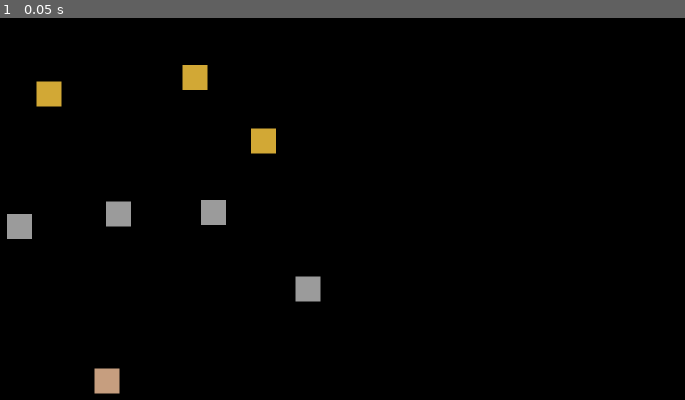
Above: before the commit, frame 1.
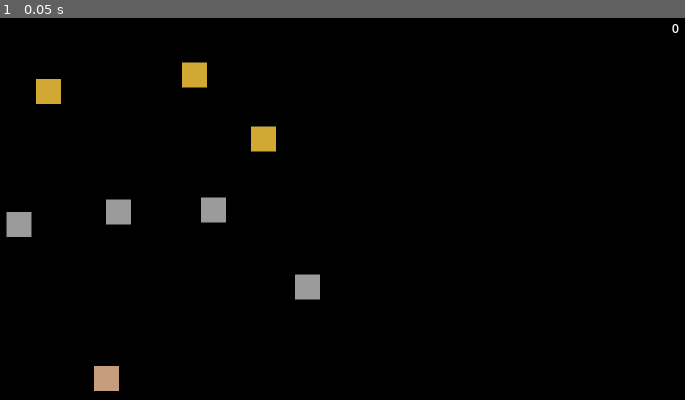
Above: after the commit, the same moment.

Repository: jefflunt/rgb-rts
Game: Godot game, scene res://scenes/game.tscn
Same seed, same stepped clock (60 frames per second), same inputs: the game is played once before the commit and once after it.
Inputs:
- Up to frame 1 (0.05 s): no input

The runs differ from the first frame. In frame 1, 0.5% of the frame differs, in the area x 0-100%, y 1-99%.

Commit message:
basic player

Diff:
--- a/scenes/game.tscn
+++ b/scenes/game.tscn
@@ -1,9 +1,10 @@
-[gd_scene load_steps=5 format=3 uid="uid://ifuayjui0i3r"]
+[gd_scene load_steps=6 format=3 uid="uid://ifuayjui0i3r"]
 
 [ext_resource type="Script" path="res://scenes/game.gd" id="1_s1xo8"]
 [ext_resource type="PackedScene" uid="uid://c32kybwoakmyo" path="res://scenes/gold/gold.tscn" id="2_0fxtu"]
 [ext_resource type="PackedScene" uid="uid://gn16m0vmmf3b" path="res://scenes/harvester/harvester.tscn" id="3_pm80v"]
 [ext_resource type="PackedScene" uid="uid://cosocqpblpfe7" path="res://scenes/base/base.tscn" id="4_phsfa"]
+[ext_resource type="PackedScene" uid="uid://4jkam75cdpk0" path="res://scenes/player/player.tscn" id="5_25wje"]
 
 [node name="game" type="Node2D"]
 script = ExtResource("1_s1xo8")
@@ -37,3 +38,6 @@
 
 [node name="base" parent="bases" instance=ExtResource("4_phsfa")]
 position = Vector2(425, 955)
+
+[node name="player" parent="." instance=ExtResource("5_25wje")]
+position = Vector2(1025, 582)
--- /dev/null
+++ b/scenes/player/player.gd
@@ -0,0 +1,3 @@
+extends Node2D
+
+var gold : int = 0
--- /dev/null
+++ b/scenes/player/player.tscn
@@ -0,0 +1,23 @@
+[gd_scene load_steps=4 format=3 uid="uid://4jkam75cdpk0"]
+
+[ext_resource type="Script" path="res://scenes/player/player.gd" id="1_3k48i"]
+
+[sub_resource type="SystemFont" id="SystemFont_27t44"]
+
+[sub_resource type="Theme" id="Theme_rbl3k"]
+default_font = SubResource("SystemFont_27t44")
+default_font_size = 32
+
+[node name="player" type="Node2D"]
+script = ExtResource("1_3k48i")
+
+[node name="camera" type="Camera2D" parent="."]
+
+[node name="gold_count" type="RichTextLabel" parent="camera"]
+offset_left = 847.0
+offset_top = -547.0
+offset_right = 974.0
+offset_bottom = -495.0
+theme = SubResource("Theme_rbl3k")
+text = "0"
+scroll_active = false
Not shown, changed: TODO.txt
